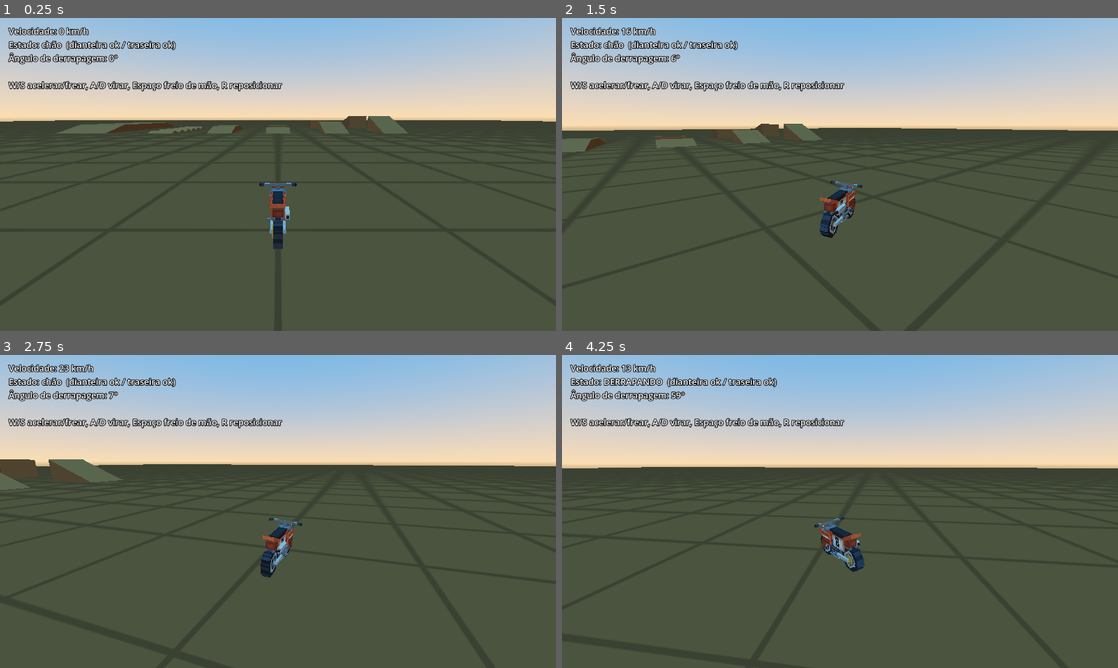
Above: before the commit, frames 1-4 (two rows, left to right).
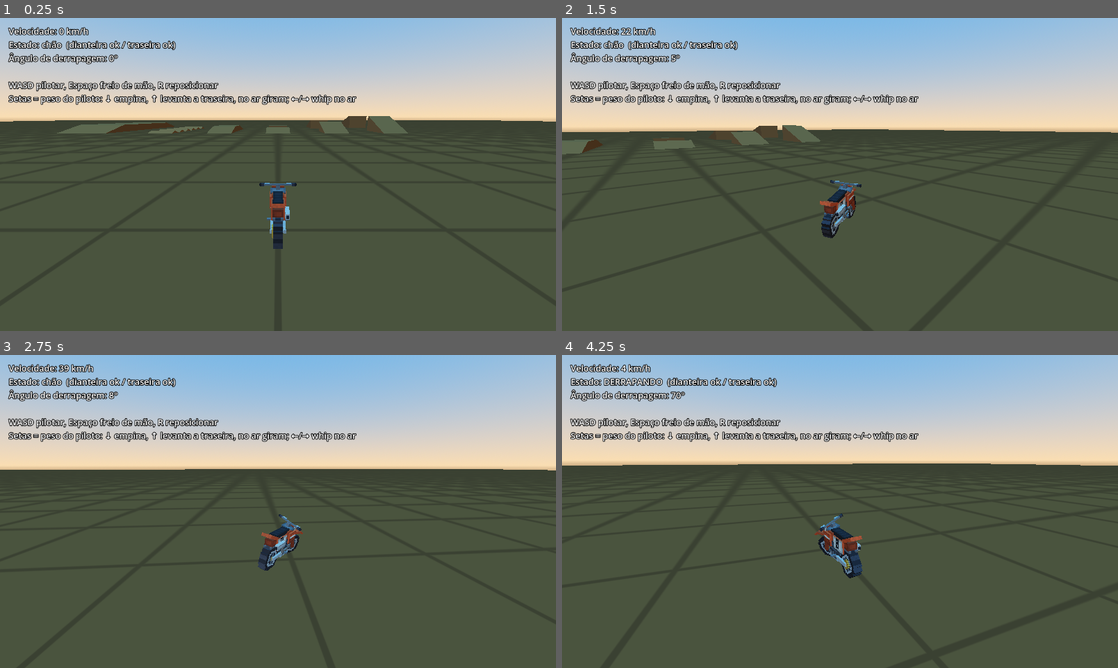
Above: after the commit, the same moments.

Repository: carvguilherme8/turinhos_circuit
Game: Godot game, scene res://scenes/tracks/playground.tscn
Same seed, same stepped clock (60 frames per second), same inputs: the game is played once before the commit and once after it.
Inputs:
- Up to frame 1 (0.25 s): no input
- Up to frame 2 (1.5 s): hold D (direita) 0.53-1.28 s; hold W (acelerar) 0.53-1.28 s; tap S (frear) at 0.8, 1.35 s; hold Down (inclinar_tras, bound only after the commit) from 1.28 s (still down)
- Up to frame 3 (2.75 s): tap W (acelerar) at 1.55 s; release Down (inclinar_tras, bound only after the commit) at 2.03 s; hold D (direita) from 2.03 s (still down); hold W (acelerar) from 2.03 s (still down); tap S (frear) at 2.3 s
- Up to frame 4 (4.25 s): release D (direita) at 2.78 s; release W (acelerar) at 2.78 s; hold Up (inclinar_frente, bound only after the commit) 2.78-3.53 s; tap S (frear) at 2.85, 3.8 s; tap W (acelerar) at 3.05 s; hold A (esquerda) from 3.53 s (still down); hold Space (freio_mao) from 3.53 s (still down)

The runs differ from the first frame. In frame 1, 2.0% of the frame differs, in the area x 1-65%, y 20-68%; in frame 2, 3.2%; in frame 3, 5.2%, in the area x 0-100%, y 3-72%; in frame 4, 4.5%.

Commit message:
feat: peso do piloto nas setas e suspensão/guidão animados no modelo
- Setas (analógico direito) = peso do piloto: ↓ empina, ↑ levanta a traseira,
  no ar ↑/↓ giram a moto e ←/→ fazem whip; WASD fica só para pilotar
- No ar, sem comando, a moto alinha a frente com a direção do salto
- Guidão gira em torno do eixo de direção inclinado
- Bengalas deslizam no garfo e a balança gira no pivô com a suspensão
- Rodas animadas no espaço da moto (não saem mais do eixo ao inclinar)
- Modelo reorganizado em grupos fork/fork_lower/swingarm
- GDD: tabela de controles atualizada

Diff:
--- a/scenes/bike/bike.tscn
+++ b/scenes/bike/bike.tscn
@@ -10,7 +10,7 @@
 [sub_resource type="BoxShape3D" id="BoxShape3D_body"]
 size = Vector3(0.5, 0.75, 1.7)
 
-[node name="Bike" type="RigidBody3D" node_paths=PackedStringArray("front_wheel", "rear_wheel")]
+[node name="Bike" type="RigidBody3D" node_paths=PackedStringArray("front_wheel", "rear_wheel", "steering", "fork_slider", "swingarm")]
 mass = 150.0
 physics_material_override = SubResource("PhysicsMaterial_body")
 gravity_scale = 1.6
@@ -18,8 +18,11 @@
 continuous_cd = true
 script = ExtResource("1_bike")
 stats = ExtResource("2_stats")
-front_wheel = NodePath("Visual/Model/motocross/fork/wheel_front")
-rear_wheel = NodePath("Visual/Model/motocross/wheel_rear")
+front_wheel = NodePath("Visual/Model/motocross/fork/fork_lower/wheel_front")
+rear_wheel = NodePath("Visual/Model/motocross/swingarm/wheel_rear")
+steering = NodePath("Visual/Model/motocross/fork")
+fork_slider = NodePath("Visual/Model/motocross/fork/fork_lower")
+swingarm = NodePath("Visual/Model/motocross/swingarm")
 
 [node name="CollisionShape3D" type="CollisionShape3D" parent="."]
 transform = Transform3D(1, 0, 0, 0, 1, 0, 0, 0, 1, 0, 0.075, 0)
--- a/scripts/bike/bike.gd
+++ b/scripts/bike/bike.gd
@@ -1,12 +1,25 @@
 class_name Bike
 extends RigidBody3D
-## Moto arcade: suspensão por raycast em cada roda, motor/freio/direção e torque de equilíbrio.
+## Moto arcade: suspensão por raycast em cada roda, motor/freio/direção, torque de equilíbrio
+## e peso do piloto (wheelie, levantar a traseira, giro e whip no ar).
 ## A frente da moto é -Z (padrão do Godot).
 
 @export var stats: BikeStats
-## Nós visuais das rodas: seguem a suspensão e giram com a velocidade.
+
+@export_group("Visual")
+## Rodas: giram com a velocidade.
 @export var front_wheel: Node3D
 @export var rear_wheel: Node3D
+## Conjunto do guidão (gira em torno do eixo de direção inclinado).
+@export var steering: Node3D
+## Bengalas do garfo: deslizam ao longo do garfo com a suspensão dianteira.
+@export var fork_slider: Node3D
+## Balança traseira: gira no pivô acompanhando a suspensão traseira.
+@export var swingarm: Node3D
+## Inclinação do garfo no modelo (graus para trás).
+@export var fork_rake_degrees: float = 22.5
+@export var handlebar_angle_low_speed: float = 30.0
+@export var handlebar_angle_high_speed: float = 10.0
 
 ## Velocidade para frente (m/s), negativa em ré. Atualizada a cada passo de física.
 var forward_speed: float = 0.0
@@ -18,9 +31,22 @@
 var drift_angle: float = 0.0
 
 var _steer: float = 0.0
+var _throttle: float = 0.0
+## Peso do piloto: +1 = todo para trás (empinar), -1 = todo para frente.
+var _rider_pitch: float = 0.0
+## Peso do piloto para os lados: +1 = direita.
+var _rider_side: float = 0.0
 var _ground_normal: Vector3 = Vector3.UP
 var _flat_velocity: Vector3 = Vector3.ZERO
 var _spawn_transform: Transform3D
+
+## Altura do centro de cada roda no espaço da moto (calculada pela suspensão).
+var _front_wheel_y: float = 0.0
+var _rear_wheel_y: float = 0.0
+var _front_wheel_rest_y: float = 0.0
+var _rear_wheel_rest_y: float = 0.0
+var _fork_slider_rest: Vector3
+var _swingarm_length: float = 0.5
 
 @onready var _front_ray: RayCast3D = $FrontWheelRay
 @onready var _rear_ray: RayCast3D = $RearWheelRay
@@ -39,6 +65,14 @@
 	_rear_ray.target_position = Vector3(0.0, -ray_length, 0.0)
 	_spawn_transform = global_transform
 
+	# Posições de repouso do modelo, para animar a suspensão a partir delas.
+	_front_wheel_rest_y = to_local(front_wheel.global_position).y
+	_rear_wheel_rest_y = to_local(rear_wheel.global_position).y
+	_front_wheel_y = _front_wheel_rest_y
+	_rear_wheel_y = _rear_wheel_rest_y
+	_fork_slider_rest = fork_slider.position
+	_swingarm_length = Vector2(rear_wheel.position.y, rear_wheel.position.z).length()
+
 
 func is_grounded() -> bool:
 	return front_grounded or rear_grounded
@@ -56,14 +90,17 @@
 		reset_to_spawn()
 		return
 
-	front_grounded = _apply_suspension(_front_ray, front_wheel)
-	rear_grounded = _apply_suspension(_rear_ray, rear_wheel)
+	front_grounded = _apply_suspension(_front_ray, true)
+	rear_grounded = _apply_suspension(_rear_ray, false)
 	_ground_normal = _average_ground_normal()
 
 	var throttle := Input.get_action_strength("acelerar")
 	var brake := Input.get_action_strength("frear")
 	var steer_input := Input.get_axis("esquerda", "direita")
 	var handbrake := Input.is_action_pressed("freio_mao") and is_grounded()
+	_throttle = throttle
+	_rider_pitch = Input.get_axis("inclinar_frente", "inclinar_tras")
+	_rider_side = Input.get_axis("inclinar_esquerda", "inclinar_direita")
 	var drift_rate := 10.0 if handbrake else stats.drift_recovery
 	drift_amount = move_toward(drift_amount, 1.0 if handbrake else 0.0, drift_rate * delta)
 	_steer = move_toward(_steer, steer_input, stats.steer_response * delta)
@@ -81,13 +118,13 @@
 
 
 ## Mola + amortecedor numa roda. Retorna true se a roda está tocando o chão.
-func _apply_suspension(ray: RayCast3D, wheel: Node3D) -> bool:
+func _apply_suspension(ray: RayCast3D, is_front: bool) -> bool:
 	var ray_length := stats.suspension_rest_length + stats.wheel_radius
 	# Sem isso o raio usaria a posição do passo anterior e mediria errado em alta velocidade.
 	ray.force_raycast_update()
 	var up := global_basis.y
 	if not ray.is_colliding():
-		wheel.global_position = ray.global_position - up * stats.suspension_rest_length
+		_set_wheel_height(is_front, ray.position.y - stats.suspension_rest_length)
 		return false
 
 	var origin := ray.global_position
@@ -101,8 +138,15 @@
 	var force := clampf(spring + damper, 0.0, stats.max_suspension_force)
 	apply_force(up * force, origin - global_position)
 
-	wheel.global_position = origin - up * (distance - stats.wheel_radius)
+	_set_wheel_height(is_front, ray.position.y - (distance - stats.wheel_radius))
 	return true
+
+
+func _set_wheel_height(is_front: bool, height: float) -> void:
+	if is_front:
+		_front_wheel_y = height
+	else:
+		_rear_wheel_y = height
 
 
 func _average_ground_normal() -> Vector3:
@@ -155,7 +199,7 @@
 	linear_velocity -= right * lateral * clampf(grip * delta, 0.0, 1.0)
 
 
-## Guinada pela direção e rolagem corrigida para a moto ficar em pé.
+## Guinada pela direção, peso do piloto e rolagem corrigida para a moto ficar em pé.
 func _steer_and_balance(forward: Vector3, delta: float) -> void:
 	var av := angular_velocity
 
@@ -177,19 +221,61 @@
 				target_yaw = 0.0
 		var yaw := av.dot(_ground_normal)
 		av += _ground_normal * (target_yaw - yaw) * clampf(stats.steer_response * delta, 0.0, 1.0)
+		av = _rider_weight_ground(av, delta)
 	else:
-		var up := global_basis.y
-		av -= up * av.dot(up) * clampf(stats.air_yaw_damping * delta, 0.0, 1.0)
+		av = _rider_weight_air(av, delta)
 
 	# Equilíbrio: só no eixo de rolagem (o pitch fica livre para suspensão e saltos).
+	# No ar, o whip deita a moto para o lado do comando.
 	var roll_axis := -global_basis.z
-	var target_up := _ground_normal if is_grounded() else Vector3.UP
+	var target_up := _ground_normal
+	if not is_grounded():
+		target_up = Vector3.UP.rotated(roll_axis, _rider_side * deg_to_rad(stats.whip_roll_angle))
 	var target_up_flat := target_up - roll_axis * target_up.dot(roll_axis)
 	if target_up_flat.length_squared() > 0.0001:
 		var roll_error := global_basis.y.signed_angle_to(target_up_flat.normalized(), roll_axis)
 		av += roll_axis * (roll_error * stats.roll_stiffness - av.dot(roll_axis))
 
 	angular_velocity = av
+
+
+## No chão: peso para trás empina (wheelie), peso para frente levanta a traseira.
+## Sem comando, o pitch fica por conta da suspensão.
+func _rider_weight_ground(av: Vector3, delta: float) -> Vector3:
+	if absf(_rider_pitch) < 0.05:
+		return av
+	var target := 0.0
+	if _rider_pitch > 0.0:
+		var throttle_share := lerpf(stats.wheelie_without_throttle, 1.0, _throttle)
+		target = deg_to_rad(stats.wheelie_angle) * _rider_pitch * throttle_share
+	else:
+		target = deg_to_rad(stats.stoppie_angle) * _rider_pitch
+	var pitch_axis := global_basis.x
+	var pitch := asin(clampf((-global_basis.z).dot(_ground_normal), -1.0, 1.0))
+	# O comando define a velocidade de pitch direto (vence a mola e a gravidade a cada passo).
+	var target_rate := (target - pitch) * stats.ground_pitch_response
+	return av + pitch_axis * (target_rate - av.dot(pitch_axis))
+
+
+## No ar: peso frente/trás gira a moto (pitch); para os lados faz o whip, jogando a traseira.
+## Sem comando, a moto mantém o giro que trouxe da rampa e alinha a frente com o salto.
+func _rider_weight_air(av: Vector3, delta: float) -> Vector3:
+	var pitch_axis := global_basis.x
+	if absf(_rider_pitch) > 0.05:
+		var rate := av.dot(pitch_axis)
+		var target_rate := _rider_pitch * stats.air_pitch_rate
+		av += pitch_axis * (target_rate - rate) * clampf(stats.air_pitch_response * delta, 0.0, 1.0)
+
+	var velocity_flat := Vector3(linear_velocity.x, 0.0, linear_velocity.z)
+	var forward_flat := Vector3(-global_basis.z.x, 0.0, -global_basis.z.z)
+	if velocity_flat.length() > 2.0 and forward_flat.length() > 0.2:
+		# Whip para a direita: frente vira para a direita, traseira sai para a esquerda.
+		var whip := -_rider_side * deg_to_rad(stats.whip_yaw_angle)
+		var desired := velocity_flat.normalized().rotated(Vector3.UP, whip)
+		var yaw_error := forward_flat.normalized().signed_angle_to(desired, Vector3.UP)
+		var yaw_rate := av.dot(Vector3.UP)
+		av += Vector3.UP * (yaw_error * stats.air_yaw_align - yaw_rate) * clampf(5.0 * delta, 0.0, 1.0)
+	return av
 
 
 func _update_visuals(delta: float) -> void:
@@ -198,6 +284,20 @@
 	var lean := -_steer * deg_to_rad(lean_degrees) * speed_ratio if is_grounded() else 0.0
 	_visual.rotation.z = lerp_angle(_visual.rotation.z, lean, clampf(8.0 * delta, 0.0, 1.0))
 
+	# Guidão: gira em torno do eixo de direção inclinado; esterça menos em alta velocidade.
+	var rake := deg_to_rad(fork_rake_degrees)
+	var steer_axis := Vector3(0.0, cos(rake), sin(rake))
+	var bar_angle := lerpf(handlebar_angle_low_speed, handlebar_angle_high_speed, speed_ratio)
+	steering.basis = Basis(steer_axis, -_steer * deg_to_rad(bar_angle))
+
+	# Suspensão dianteira: as bengalas deslizam ao longo do garfo.
+	var front_travel := clampf(_front_wheel_y - _front_wheel_rest_y, -0.3, 0.4)
+	fork_slider.position = _fork_slider_rest + steer_axis * (front_travel / cos(rake))
+
+	# Suspensão traseira: a balança gira no pivô até a roda chegar à altura certa.
+	var rear_travel := clampf(_rear_wheel_y - _rear_wheel_rest_y, -0.3, 0.4)
+	swingarm.rotation.x = -asin(clampf(rear_travel / _swingarm_length, -0.9, 0.9))
+
 	var spin := -forward_speed / stats.wheel_radius * delta
 	front_wheel.rotate_x(spin)
 	rear_wheel.rotate_x(spin)
--- a/scripts/bike/bike_stats.gd
+++ b/scripts/bike/bike_stats.gd
@@ -47,8 +47,26 @@
 @export_group("Equilíbrio")
 ## Força com que a moto volta a ficar em pé no eixo de rolagem.
 @export_range(0.0, 30.0, 0.5) var roll_stiffness: float = 10.0
-## Amortecimento do giro (guinada) no ar, para a moto não rodopiar.
-@export_range(0.0, 10.0, 0.1) var air_yaw_damping: float = 2.0
+## No ar, rapidez com que a moto alinha a frente com a direção do salto (sem whip).
+@export_range(0.0, 10.0, 0.1) var air_yaw_align: float = 3.0
+
+@export_group("Peso do piloto")
+## Ângulo máximo de wheelie (empinar) com o peso todo para trás.
+@export_range(0.0, 60.0, 1.0, "suffix:°") var wheelie_angle: float = 28.0
+## Ângulo máximo levantando a traseira com o peso todo para frente.
+@export_range(0.0, 45.0, 1.0, "suffix:°") var stoppie_angle: float = 20.0
+## Força com que o piloto puxa a moto para o ângulo desejado no chão.
+@export_range(0.5, 20.0, 0.5) var ground_pitch_response: float = 4.5
+## Fração do wheelie disponível sem acelerar (o resto vem do acelerador).
+@export_range(0.0, 1.0, 0.05) var wheelie_without_throttle: float = 0.5
+## Velocidade de giro (pitch) no ar com o analógico/seta no máximo.
+@export_range(0.5, 10.0, 0.1, "suffix:rad/s") var air_pitch_rate: float = 3.5
+## Rapidez com que o giro no ar responde ao comando.
+@export_range(0.5, 20.0, 0.5) var air_pitch_response: float = 5.0
+## Whip: quanto a moto deita de lado no ar.
+@export_range(0.0, 80.0, 1.0, "suffix:°") var whip_roll_angle: float = 55.0
+## Whip: quanto a traseira é jogada para o lado no ar.
+@export_range(0.0, 60.0, 1.0, "suffix:°") var whip_yaw_angle: float = 30.0
 
 @export_group("Suspensão")
 @export_range(0.1, 1.5, 0.01, "suffix:m") var suspension_rest_length: float = 0.45
--- a/scripts/core/game_input.gd
+++ b/scripts/core/game_input.gd
@@ -3,12 +3,15 @@
 ## Assim o mapa de entradas fica legível no Git, em vez de espalhado no project.godot.
 
 const ACTIONS := {
-	"acelerar": [KEY_W, KEY_UP],
-	"frear": [KEY_S, KEY_DOWN],
-	"esquerda": [KEY_A, KEY_LEFT],
-	"direita": [KEY_D, KEY_RIGHT],
-	"inclinar_frente": [KEY_I],
-	"inclinar_tras": [KEY_K],
+	# Mão esquerda pilota (WASD); mão direita joga o peso do piloto (setas).
+	"acelerar": [KEY_W],
+	"frear": [KEY_S],
+	"esquerda": [KEY_A],
+	"direita": [KEY_D],
+	"inclinar_frente": [KEY_UP],
+	"inclinar_tras": [KEY_DOWN],
+	"inclinar_esquerda": [KEY_LEFT],
+	"inclinar_direita": [KEY_RIGHT],
 	"freio_mao": [KEY_SPACE],
 	"resetar_moto": [KEY_R],
 	"pausar": [KEY_ESCAPE],
@@ -41,6 +44,8 @@
 	_add_axis("direita", JOY_AXIS_LEFT_X, 1.0)
 	_add_axis("inclinar_frente", JOY_AXIS_RIGHT_Y, -1.0)
 	_add_axis("inclinar_tras", JOY_AXIS_RIGHT_Y, 1.0)
+	_add_axis("inclinar_esquerda", JOY_AXIS_RIGHT_X, -1.0)
+	_add_axis("inclinar_direita", JOY_AXIS_RIGHT_X, 1.0)
 
 
 func _add_axis(action: String, axis: JoyAxis, value: float) -> void:
--- a/scripts/ui/debug_hud.gd
+++ b/scripts/ui/debug_hud.gd
@@ -10,7 +10,7 @@
 	var state := "chão" if bike.is_grounded() else "AR"
 	if bike.drift_amount > 0.3:
 		state = "DERRAPANDO"
-	text = "Velocidade: %d km/h\nEstado: %s  (dianteira %s / traseira %s)\nÂngulo de derrapagem: %d°\n\nW/S acelerar/frear, A/D virar, Espaço freio de mão, R reposicionar" % [
+	text = "Velocidade: %d km/h\nEstado: %s  (dianteira %s / traseira %s)\nÂngulo de derrapagem: %d°\n\nWASD pilotar, Espaço freio de mão, R reposicionar\nSetas = peso do piloto: ↓ empina, ↑ levanta a traseira, no ar giram; ←/→ whip no ar" % [
 		roundi(bike.forward_speed * 3.6),
 		state,
 		"ok" if bike.front_grounded else "-",
Binary file changed: assets/models/bikes/motocross/motocross.glb
Not shown, changed: assets/models/bikes/motocross/motocross.bbmodel
Not shown, changed: docs/GDD.md
Not shown, changed: tools/gen_motocross.py
